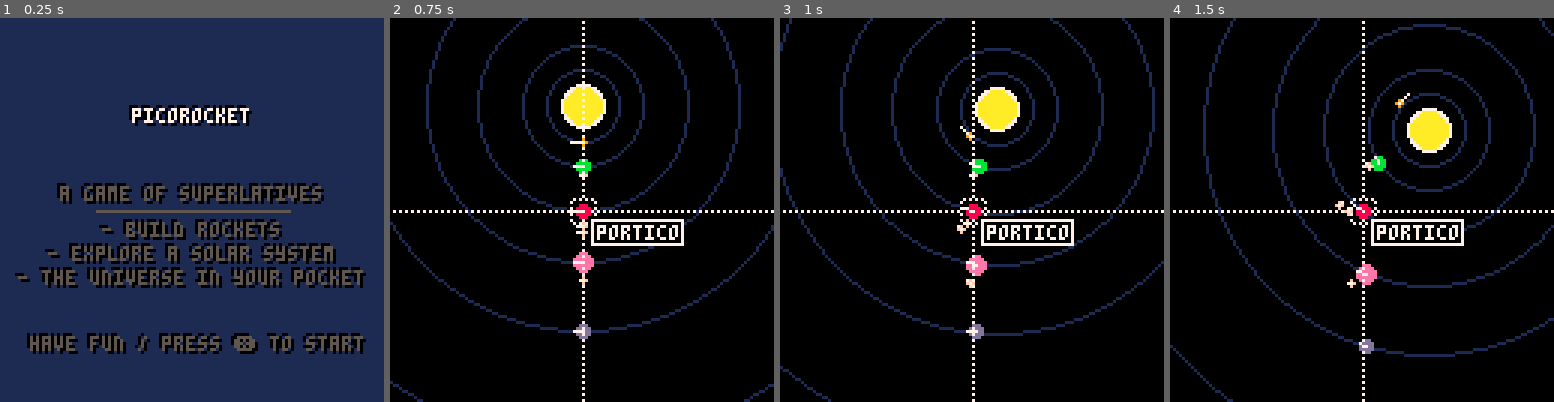
Above: before the commit, frames 1-4 (left to right).
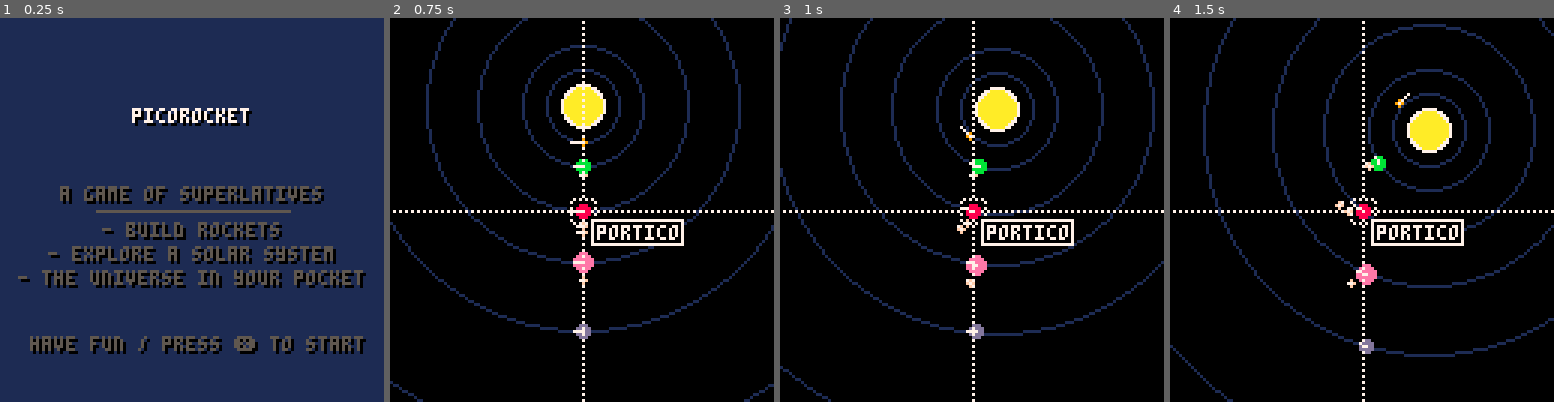
Above: after the commit, the same moments.

Repository: bigbozo/pico-rocket
Game: PICO-8 cartridge rocket.p8
Two runs of this game, one before a commit and one after it. Both use one fixed random seed, a clock stepped at 60 frames per second and the inputs below.
Inputs:
- Up to frame 1 (0.25 s): no input
- Up to frame 2 (0.75 s): tap O (Z key) at 0.7 s
- Up to frame 3 (1 s): no input
- Up to frame 4 (1.5 s): no input

The runs differ from the first frame. In frame 1, 3.5% of the frame differs, in the area x 3-94%, y 22-86%; in frame 2, nothing differs; in frame 3, nothing differs; in frame 4, nothing differs.

Commit message:
Reduce shadow of text on Start Screen

Diff:
--- a/helpers.lua
+++ b/helpers.lua
@@ -1,5 +1,4 @@
 function printc(t,y,c)
   print(t,64-#t*2+1,y+1,0)
-  print(t,64-#t*2-1,y-1,0)
   print(t,64-#t*2,y,c)
 end
